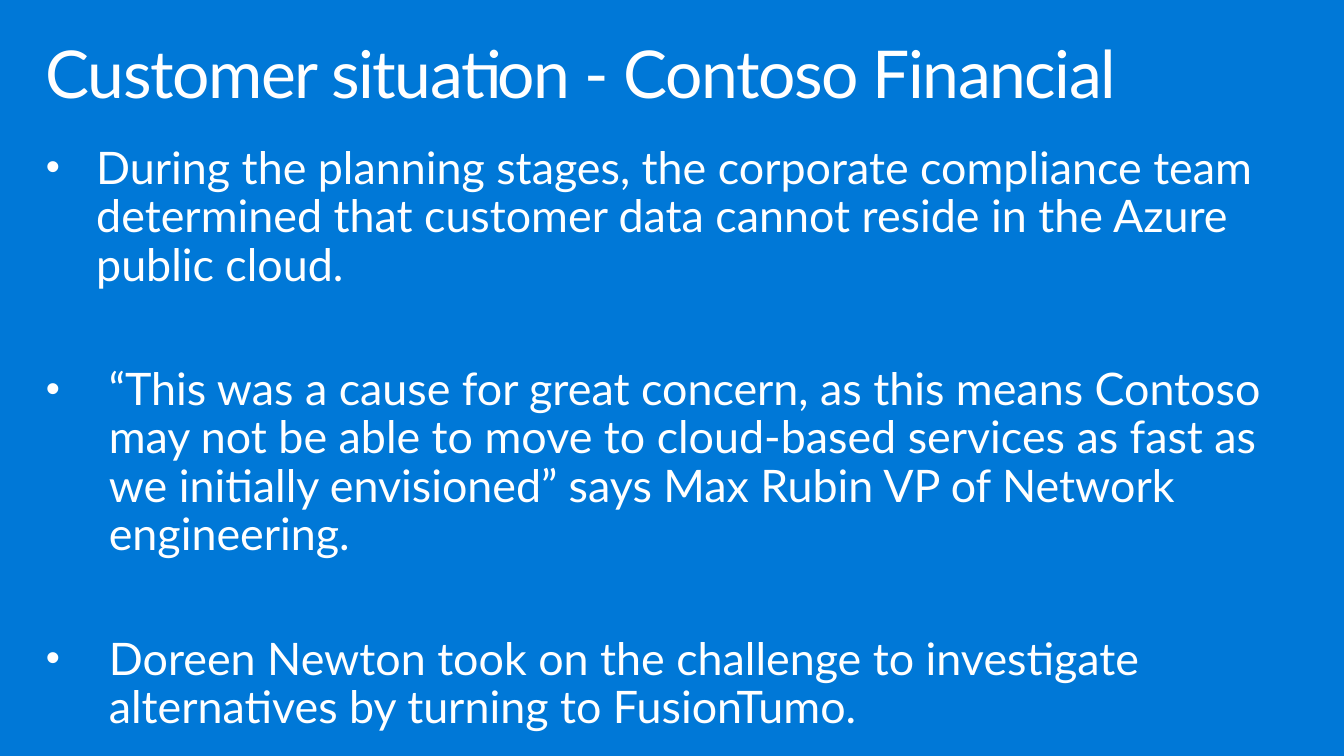
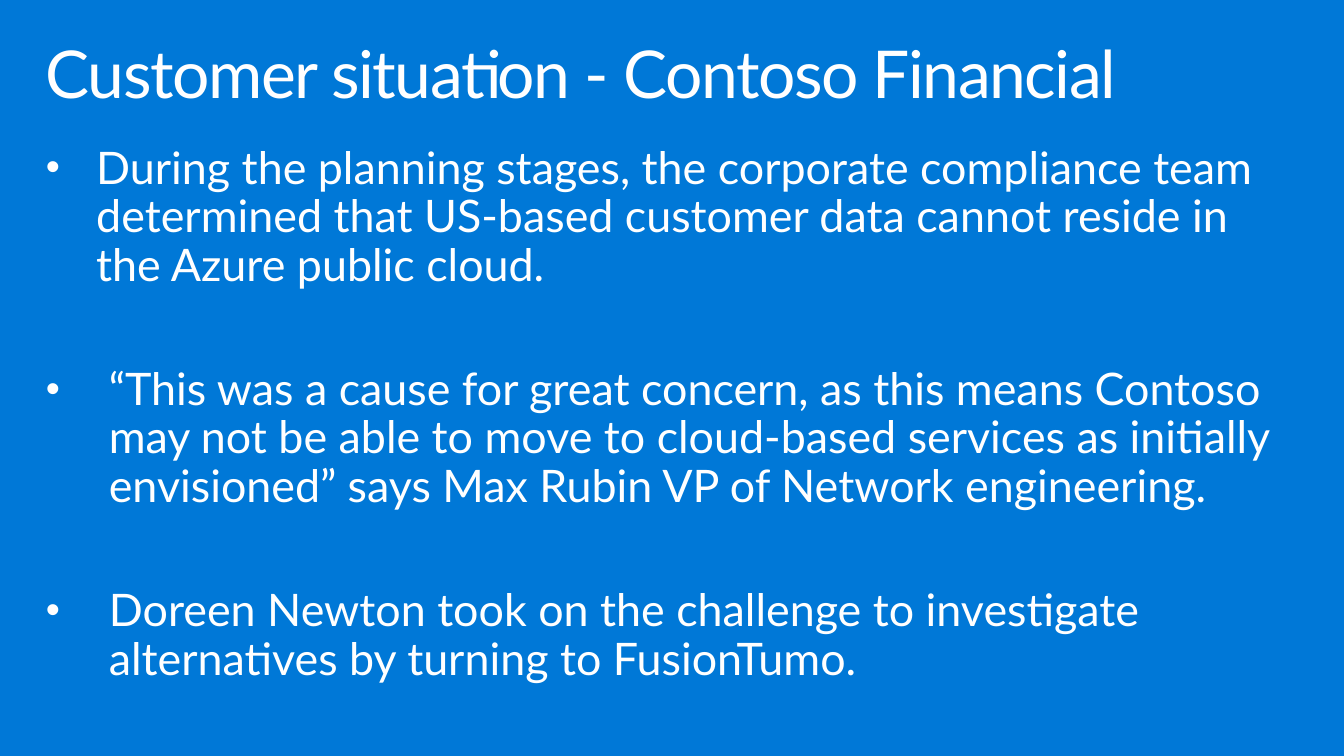
Before and after one commit to polichtm/MCW-Azure-Stack, a slide deck: slide 11 of Whiteboard design session/WDS trainer presentation - Azure Stack.pptx (slide 10 before the commit). Drawn at 1344x756 pixels with LibreOffice and Linux fonts; fonts in the diff are those of the drawing. Boxes give left, top, right and bottom in pixels: in the first picture for what was removed or moved away, otherwise in the second. Text is boxed around its words. In the diff, an @@ line names an element or a change of style, - is before the commit and + after.

```diff
--- a/Whiteboard design session/WDS trainer presentation - Azure Stack.pptx
+++ b/Whiteboard design session/WDS trainer presentation - Azure Stack.pptx
@@ text at <box>96,151,1271,511</box>: text changed @@
-• During the planning stages, the corporate compliance team determined that customer data cannot reside in the Azure public cloud.
-• “This was a cause for great concern, as this means Contoso may not be able to move to cloud-based services as fast as we initially envisioned” says Max Rubin VP of Network engineering.
+• During the planning stages, the corporate compliance team determined that US-based customer data cannot reside in the Azure public cloud.
+• “This was a cause for great concern, as this means Contoso may not be able to move to cloud-based services as initially envisioned” says Max Rubin VP of Network engineering.
```
Also in this commit, not shown: 24 other slides changed, 15 slides added, 1 slide removed, 2 other files.
